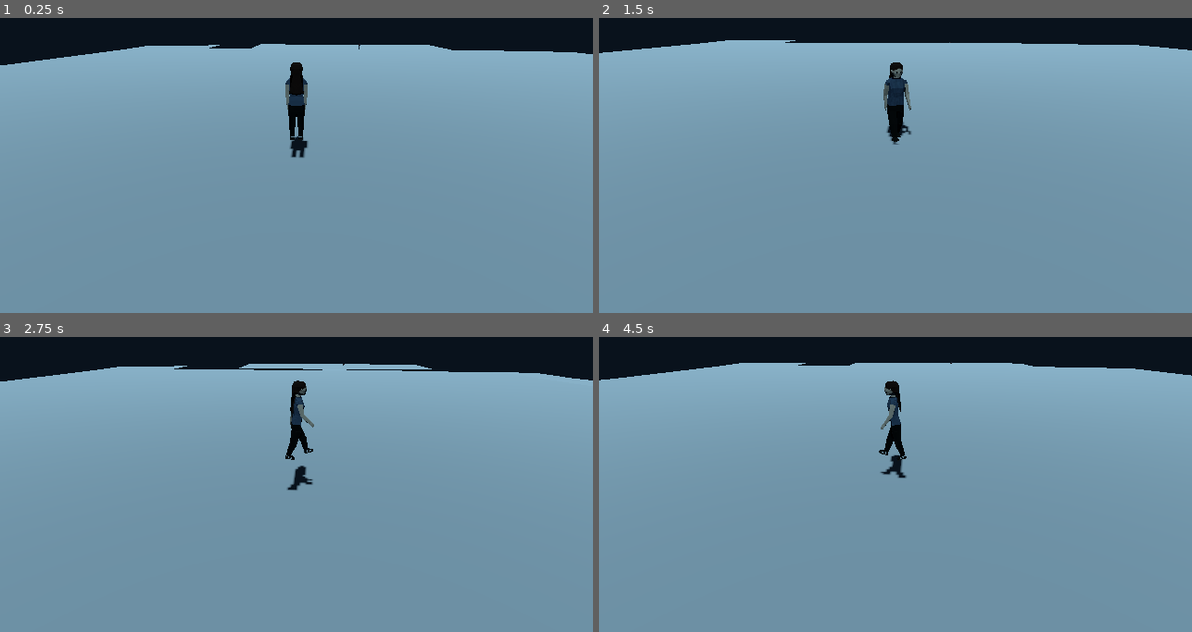
Above: before the commit, frames 1-4 (two rows, left to right).
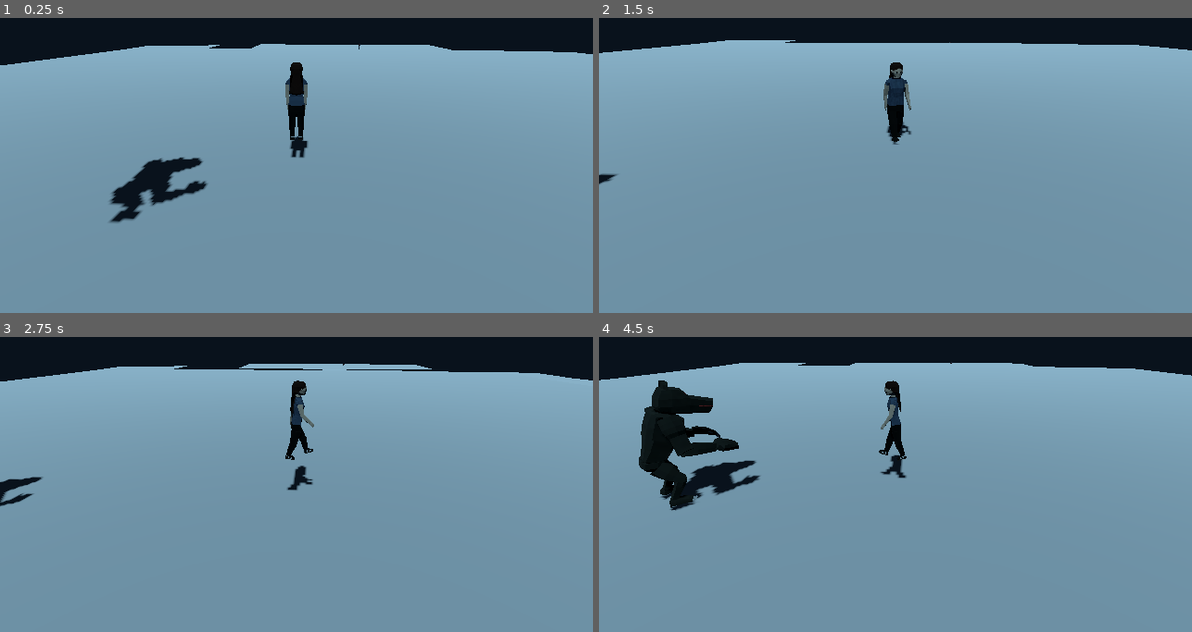
Above: after the commit, the same moments.

Repository: y-leandro/Trabalho-A3-gamedev
Game: Godot game, scene res://scn/mundo.tscn
The game is run twice, just before and just after one commit, with the same random seed, the same clock (stepped at 60 frames per second) and the same inputs.
Inputs:
- Up to frame 1 (0.25 s): no input
- Up to frame 2 (1.5 s): tap Enter (ui_accept) at 0.5, 0.77 s; hold D (right) 0.53-1.28 s; tap E (e) at 0.6, 1.35 s; hold S (down) from 1.28 s (still down)
- Up to frame 3 (2.75 s): tap Enter (ui_accept) at 1.52 s; release S (down) at 2.03 s; hold D (right) from 2.03 s (still down); tap Space (space) at 2.1 s; tap E (e) at 2.3 s
- Up to frame 4 (4.5 s): release D (right) at 2.78 s; hold Up (ui_up) 2.78-3.53 s; tap E (e) at 2.85, 3.6 s; tap Enter (ui_accept) at 3.02, 3.5, 3.77 s; hold A (left) from 3.53 s (still down); tap Space (space) at 4.35 s

The runs differ from the first frame. In frame 1, 1.7% of the frame differs, in the area x 18-35%, y 47-70%; in frame 2, less than 0.1%; in frame 3, 0.3%; in frame 4, 4.0%, in the area x 6-28%, y 14-59%.

Commit message:
fix: lobisomem

Diff:
--- a/scn/lobisomem.tscn
+++ b/scn/lobisomem.tscn
@@ -1,16 +1,18 @@
 [gd_scene load_steps=4 format=3 uid="uid://d3obwb3mi24yf"]
 
 [ext_resource type="Script" path="res://scr/lobisomem.gd" id="1_1it6c"]
-
-[sub_resource type="CapsuleMesh" id="CapsuleMesh_ip8y6"]
+[ext_resource type="PackedScene" uid="uid://br6dfubueq8ek" path="res://obj/lobisomem/lobisomem.gltf" id="2_p6g8q"]
 
 [sub_resource type="CapsuleShape3D" id="CapsuleShape3D_05062"]
 
-[node name="CharacterBody3D" type="CharacterBody3D"]
+[node name="Lobisomem" type="CharacterBody3D"]
 script = ExtResource("1_1it6c")
 
-[node name="MeshInstance3D" type="MeshInstance3D" parent="."]
-mesh = SubResource("CapsuleMesh_ip8y6")
+[node name="CollisionShape3D" type="CollisionShape3D" parent="."]
+transform = Transform3D(1, 0, 0, 0, 1, 0, 0, 0, 1, 0, 0.929011, -0.228209)
+shape = SubResource("CapsuleShape3D_05062")
 
-[node name="CollisionShape3D" type="CollisionShape3D" parent="."]
-shape = SubResource("CapsuleShape3D_05062")
+[node name="blockbench_export" parent="." instance=ExtResource("2_p6g8q")]
+
+[node name="RayCast3D" type="RayCast3D" parent="."]
+transform = Transform3D(1, 0, 0, 0, 1, 0, 0, 0, 1, 0, 1.62152, -0.464358)
--- a/scn/mundo.tscn
+++ b/scn/mundo.tscn
@@ -1,14 +1,23 @@
-[gd_scene load_steps=5 format=3 uid="uid://cqb1twp436bhj"]
+[gd_scene load_steps=7 format=3 uid="uid://cqb1twp436bhj"]
 
 [ext_resource type="PackedScene" uid="uid://b7ghunxqy8hs6" path="res://scn/player.tscn" id="1_yufry"]
 [ext_resource type="PackedScene" uid="uid://b54whow5jf4ob" path="res://scn/mapa_1.tscn" id="3_ctbvs"]
 [ext_resource type="PackedScene" uid="uid://bpcvupgae0lec" path="res://obj/placapare1.gltf" id="3_u6fpa"]
+[ext_resource type="PackedScene" uid="uid://d3obwb3mi24yf" path="res://scn/lobisomem.tscn" id="4_c6b1t"]
+
+[sub_resource type="GDScript" id="GDScript_qbplh"]
+script/source = "extends Node3D
+
+func _process(delta: float) -> void:
+	pass
+"
 
 [sub_resource type="Environment" id="Environment_37vwl"]
 background_mode = 1
 background_color = Color(0.0350491, 0.0724851, 0.109033, 1)
 
 [node name="mundo" type="Node3D"]
+script = SubResource("GDScript_qbplh")
 
 [node name="player" parent="." instance=ExtResource("1_yufry")]
 transform = Transform3D(-0.998297, 0, -0.0583307, 0, 1, 0, 0.0583307, 0, -0.998297, 6.30476, 4.55413, -21.2747)
@@ -30,3 +39,7 @@
 transform = Transform3D(4.9347, 0, -0.805436, 0, 5, 0, 0.805436, 0, 4.9347, -7.88994, -3.24311, 63.769)
 
 [node name="mapa1" parent="." instance=ExtResource("3_ctbvs")]
+
+[node name="Lobisomem" parent="." node_paths=PackedStringArray("player") instance=ExtResource("4_c6b1t")]
+transform = Transform3D(1, 0, 0, 0, 1, 0, 0, 0, 1, 9.12258, 8.19046, -25.7944)
+player = NodePath("../player")
--- a/scr/lobisomem.gd
+++ b/scr/lobisomem.gd
@@ -46,11 +46,12 @@
 	## Add the gravity.
 	if not is_on_floor():
 		velocity += get_gravity() * delta
-#
-	$RayCast3D.target_position = player.global_position - global_position + Vector3(0, 0.5,0 )
-	if $RayCast3D.get_collider() != null:
-		if $RayCast3D.get_collider().name == "player":
-			last_saw_player_pos = $RayCast3D.get_collider().global_position
+
+	# TODO: ARRUMAR
+	#$RayCast3D.target_position = player.global_position - global_position + Vector3(0, 0.5,0 )
+	#if $RayCast3D.get_collider() != null:
+		#if $RayCast3D.get_collider().name == "player":
+			#last_saw_player_pos = $RayCast3D.get_collider().global_position
 
 	## Handle jump.
 	#if Input.is_action_just_pressed("ui_accept") and is_on_floor():
